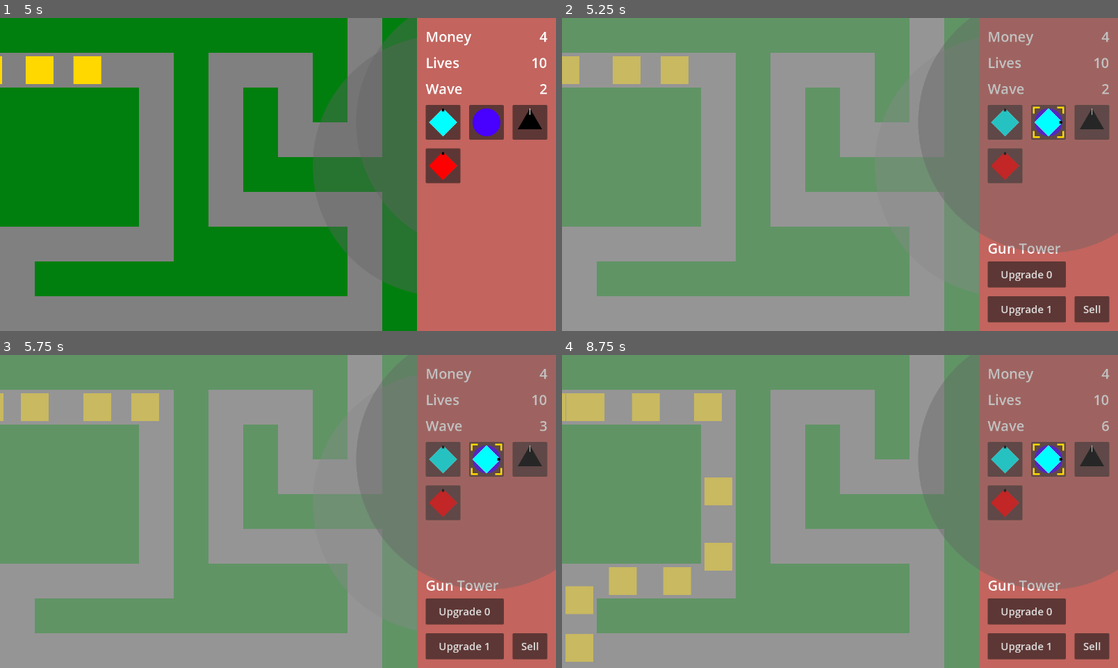
Above: before the commit, frames 1-4 (two rows, left to right).
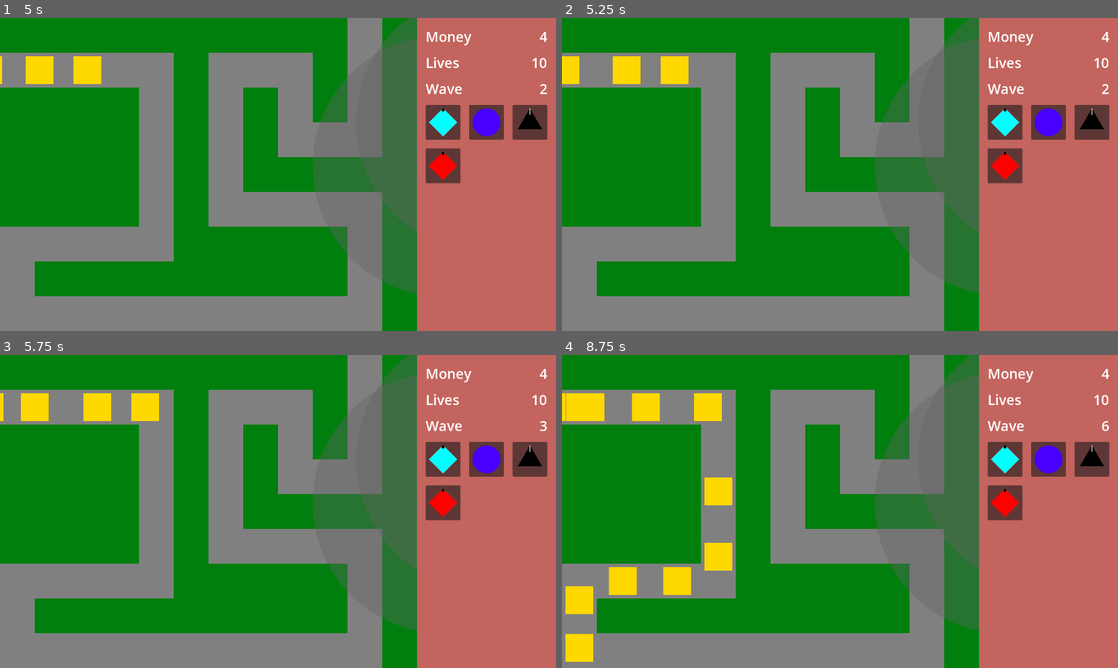
Above: after the commit, the same moments.

Repository: phrasmotica/godot-tower-defence
Game: Godot game, scene res://scenes/game.tscn
Same seed, same stepped clock (60 frames per second), same inputs: the game is played once before the commit and once after it.
Inputs (mouse positions are in pixels of both pictures, inside the frame that each line leads up to):
- Up to frame 1 (5 s): click "Start" at 0.5 s; click (444, 121) at 1.25 s; click (489, 121) at 2 s; click (528, 121) at 2.75 s; click (444, 165) at 3.5 s; tap Enter (ui_accept) at 4.25, 4.52 s; move the mouse to (400, 158) at 4.27 s; hold Shift (fast_forward) from 4.28 s (still down); tap . (next_tower) at 4.35 s; click (400, 158) at 4.42 s
- Up to frame 2 (5.25 s): move the mouse to (728, 190) at 5.02 s; release Shift (fast_forward) at 5.03 s; tap , (previous_tower) at 5.1 s
- Up to frame 3 (5.75 s): tap Enter (ui_accept) at 5.27 s
- Up to frame 4 (8.75 s): move the mouse to (895, 442) at 5.77 s; hold Shift (fast_forward) 5.78-7.28 s; tap . (next_tower) at 5.85, 7.35 s; move the mouse to (812, 574) at 6.52 s; tap , (previous_tower) at 6.6, 8.1 s; click (812, 574) at 6.67 s; tap Enter (ui_accept) at 6.77, 7.52, 8.27 s; move the mouse to (1006, 558) at 7.27 s; move the mouse to (673, 464) at 8.02 s

Frame 1 is identical in both runs. In frame 2, 67% of the frame differs, in the area x 0-100%, y 0-100%; in frame 3, 67%; in frame 4, 70%.
Error after the commit: Trying to assign value of type 'RayCast2D' to a variable of type 'firing_line.gd'. (res://scripts/tower_level_manager.gd:3)

Commit message:
Play firing line animation when sniper tower shoots

Diff:
--- a/scenes/sniper_tower.tscn
+++ b/scenes/sniper_tower.tscn
@@ -6,6 +6,7 @@
 [ext_resource type="Script" path="res://scripts/progress_bar.gd" id="4_6jpne"]
 [ext_resource type="Script" path="res://scripts/tower_level_manager.gd" id="5_0kjs1"]
 [ext_resource type="PackedScene" uid="uid://djj6tjv3p0qo6" path="res://scenes/tower_level.tscn" id="6_5un4q"]
+[ext_resource type="PackedScene" uid="uid://b80wrboq0yfrq" path="res://scenes/firing_line.tscn" id="6_r2dx8"]
 [ext_resource type="Texture2D" uid="uid://5j5cwxlgnigt" path="res://assets/sprites/sniper.png" id="7_l2h3t"]
 [ext_resource type="PackedScene" uid="uid://dkbrkn8ajicyx" path="res://scenes/bullet.tscn" id="7_u65sq"]
 [ext_resource type="PackedScene" uid="uid://dennk04qdhx0m" path="res://scenes/barrel.tscn" id="11_l3rgg"]
@@ -319,9 +320,7 @@
 script = ExtResource("5_0kjs1")
 base_level = NodePath("Level0")
 
-[node name="FiringLine" type="RayCast2D" parent="Levels"]
-target_position = Vector2(400, 0)
-collide_with_areas = true
+[node name="FiringLine" parent="Levels" instance=ExtResource("6_r2dx8")]
 
 [node name="EffectArea" type="Area2D" parent="Levels"]
 visible = false
--- a/scripts/tower_level_manager.gd
+++ b/scripts/tower_level_manager.gd
@@ -1,6 +1,6 @@
 class_name TowerLevelManager extends Node2D
 
-@onready var firing_line: RayCast2D = $FiringLine
+@onready var firing_line: FiringLine = $FiringLine
 @onready var effect_area: Area2D = $EffectArea
 @onready var animation_player: AnimationPlayer = $AnimationPlayer
 
@@ -71,7 +71,7 @@
 
 func should_shoot():
 	if firing_line.enabled:
-		return firing_line.is_colliding()
+		return firing_line.can_see_enemies()
 
 	return false
 
@@ -101,7 +101,7 @@
 	rotation = move_toward(rotation, angle_to_enemy, delta * rotate_speed)
 
 func adjust_range(projectile_range: int):
-	firing_line.target_position = Vector2(projectile_range * 100, 0)
+	firing_line.set_target(projectile_range)
 
 func _on_level_created_projectile(projectile: Projectile):
 	print("Rotating projectile")
@@ -119,4 +119,6 @@
 func _on_level_created_bolt():
 	print("Processing bolt")
 
+	firing_line.fire()
+
 	created_bolt.emit()
Not shown: 1 places in scenes/sniper_tower.tscn that only renumber resources
